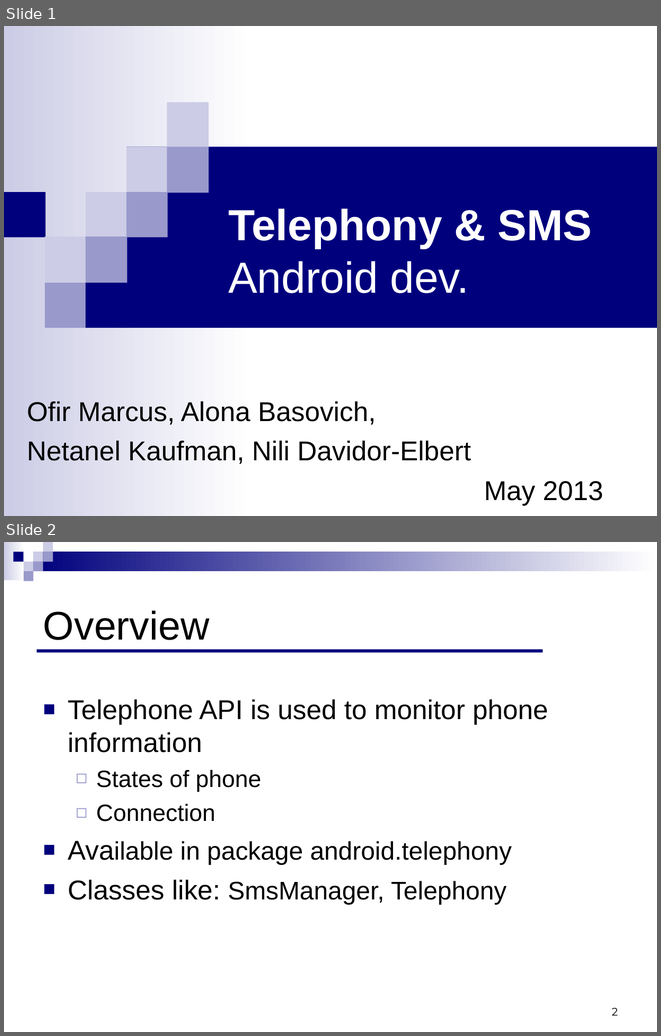
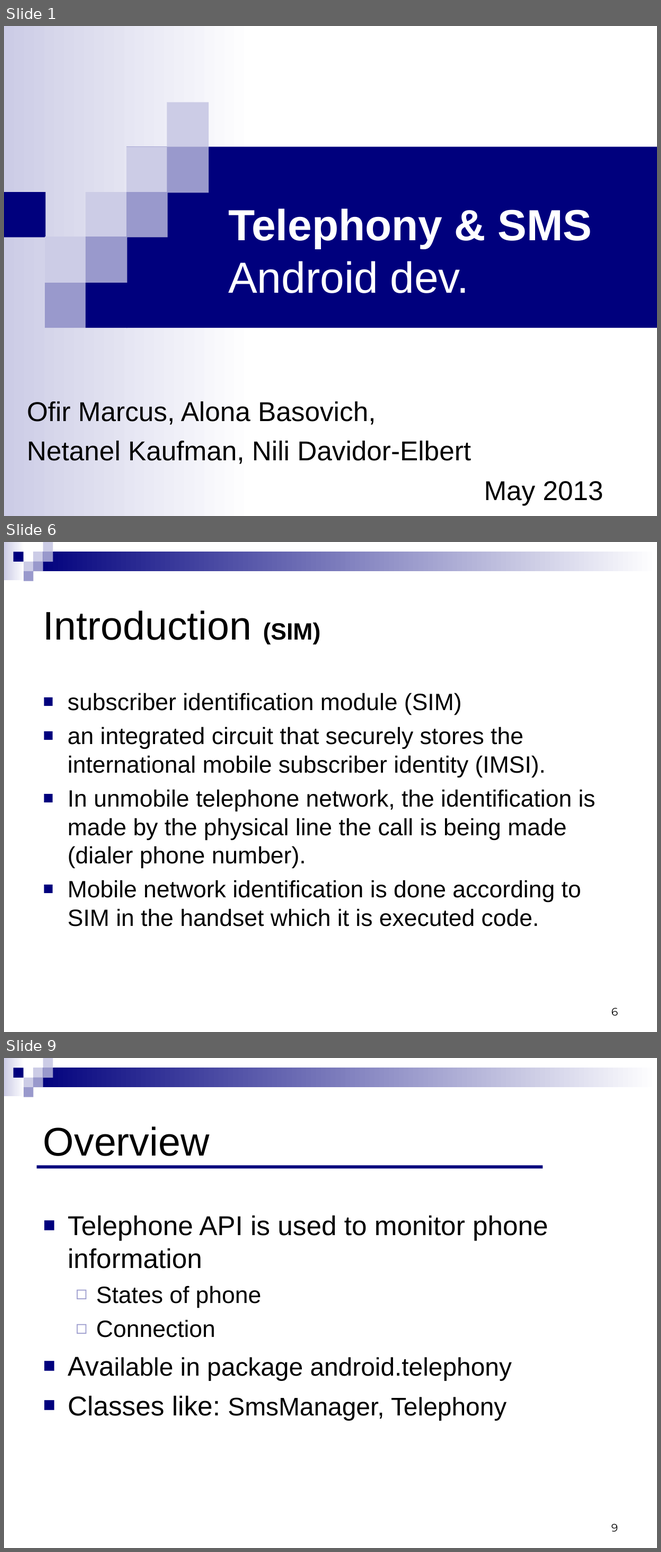
Before and after one commit to ndavidor/SmsTelephony, a slide deck: Telephony&SMS.ppt. Shown one above the other, each under a label of ours: slides 1 and 2 before the commit, slides 1, 6 and 9 after it; the slides between them are not shown. The pictures are 661x1036 and 661x1552 pixels, drawn with LibreOffice and Linux fonts; fonts in the diff are those of the drawing. Boxes give left, top, right and bottom in pixels: in the first picture for what was removed or moved away, otherwise in the second. Text is boxed around its words. In the diff, an @@ line names an element or a change of style, - is before the commit and + after.

```diff
--- a/Telephony&SMS.ppt
+++ b/Telephony&SMS.ppt
@@ slide 6 added at box(4, 542, 657, 1032), background #FFFFFF; not listed: 9 template elements that a slide beside it also shows @@
@@ title added at box(43, 610, 321, 644), 44 pt, text #000000 @@
+Introduction (SIM)
@@ text added at box(68, 693, 595, 926), 26 pt, text #000000 @@
+■ subscriber identification module (SIM)
+■ an integrated circuit that securely stores the international mobile subscriber identity (IMSI).
+■ In unmobile telephone network, the identification is made by the physical line the call is being made (dialer phone number).
+■ Mobile network identification is done according to SIM in the handset which it is executed code.
@@ page number added at box(611, 1007, 618, 1015), 12 pt, text #000000 @@
+6
@@ what was slide 2 is now slide 9 @@
@@ page number at box(611, 1523, 618, 1531): text changed @@
-2
+9
```
Also in this commit, not shown: 6 other slides added.
